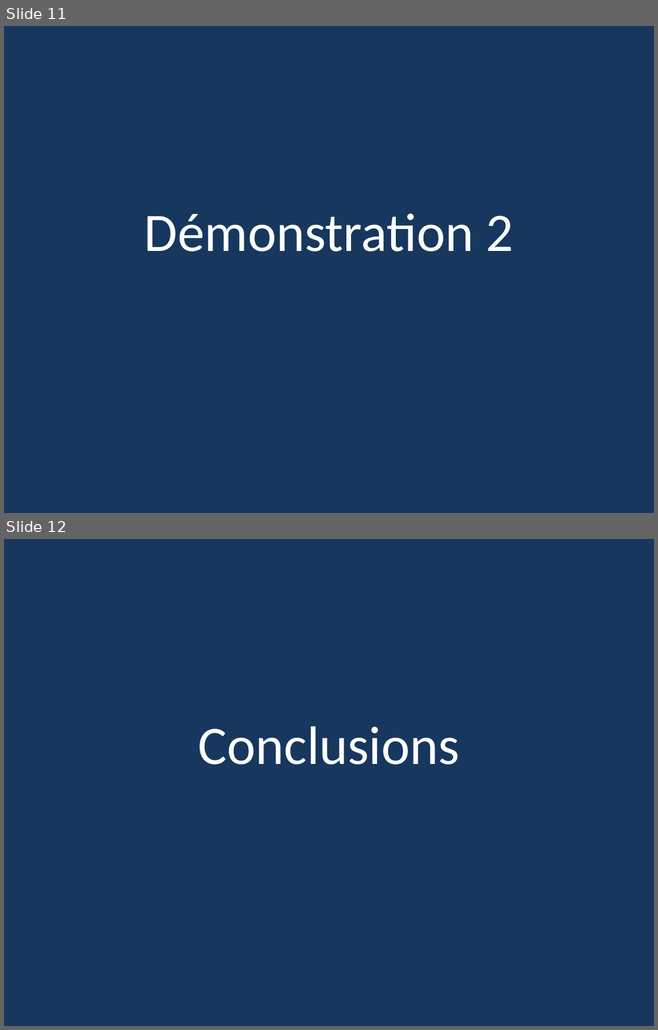
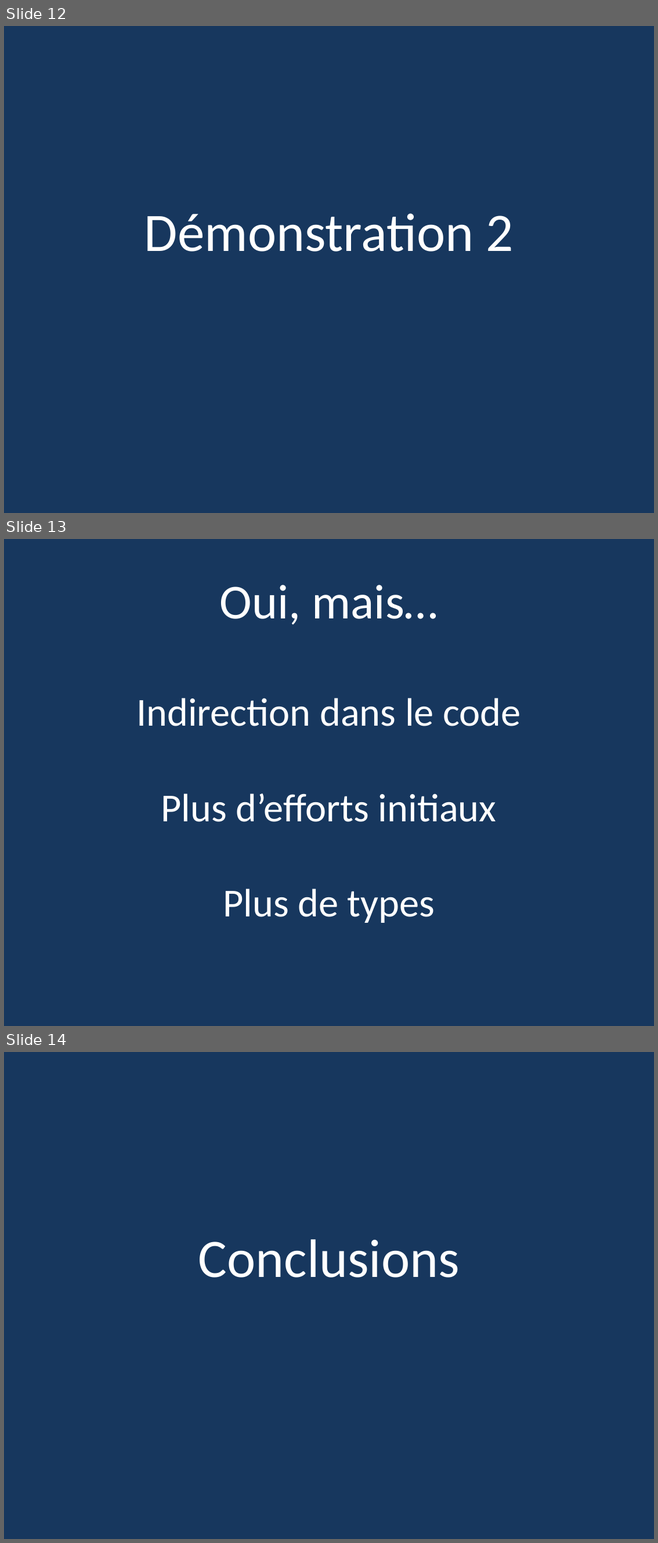
Before and after one commit to Pvlerick/DevDay2017, a slide deck: InjectionDeDépendances.pptx. Shown one above the other, each under a label of ours: slides 11 and 12 before the commit, slides 12, 13 and 14 after it. The pictures are 658x1030 and 658x1543 pixels, drawn with LibreOffice and Linux fonts; fonts in the diff are those of the drawing. Boxes give left, top, right and bottom in pixels: in the first picture for what was removed or moved away, otherwise in the second. Text is boxed around its words. In the diff, an @@ line names an element or a change of style, - is before the commit and + after.

```diff
--- a/InjectionDeDépendances.pptx
+++ b/InjectionDeDépendances.pptx
@@ slide 13 added at [4,539,654,1026], background #17375E @@
@@ title added at [220,585,438,625], 54 pt, text #FFFFFF @@
+Oui, mais…
@@ text added at [136,698,520,923], 44 pt, text #FFFFFF @@
+Indirection dans le code
+Plus d’efforts initiaux
+Plus de types
@@ what was slide 11 is now slide 12 @@
@@ what was slide 12 is now slide 14 @@
```
Also in this commit, not shown: 6 slides changed, 1 other slide added, 1 slide removed, 6 other files.
